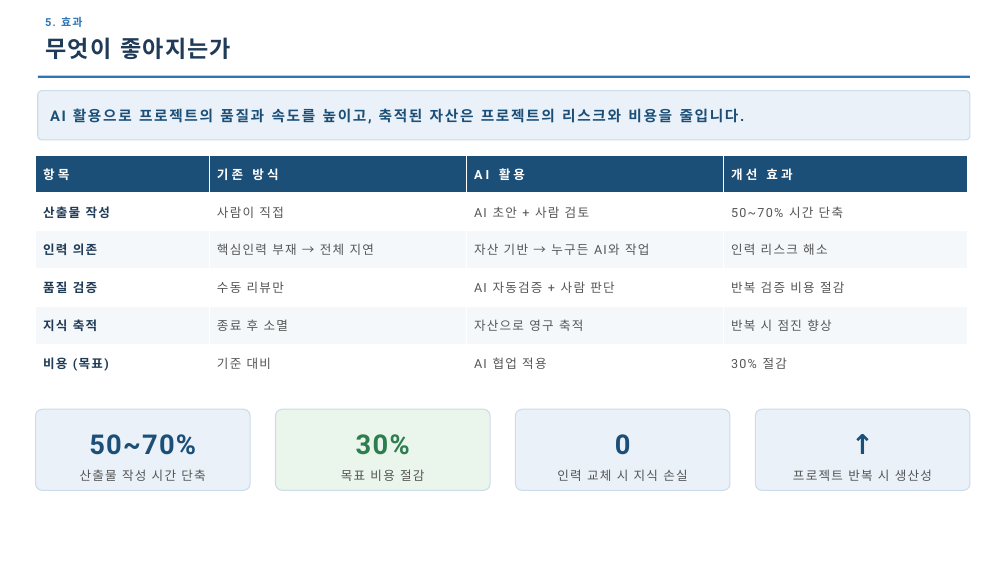
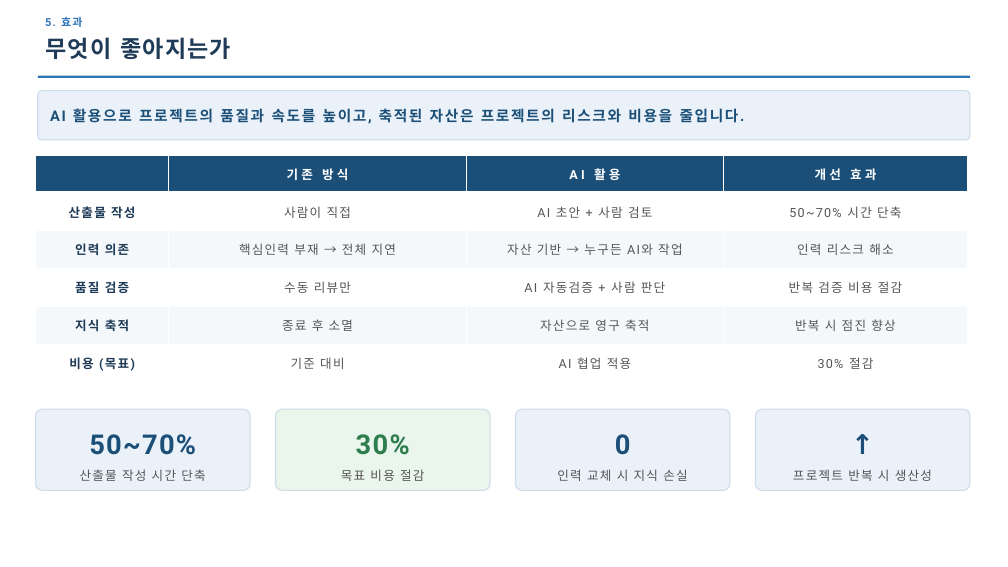
Before and after one commit to parknahyun/runNShop, a slide deck: slide 5 of docs/주간보고/AI활용_개발공정_지침서_보고용 복사본.pptx. Drawn at 1008x567 pixels with LibreOffice and Linux fonts; fonts in the diff are those of the drawing. Boxes give left, top, right and bottom in pixels: in the first picture for what was removed or moved away, otherwise in the second. Text is boxed around its words. In the diff, an @@ line names an element or a change of style, - is before the commit and + after.

```diff
--- a/docs/주간보고/AI활용_개발공정_지침서_보고용 복사본.pptx
+++ b/docs/주간보고/AI활용_개발공정_지침서_보고용 복사본.pptx
@@ table at [36, 155, 968, 382] @@
-row 1, column 1: 항목
+row 1, column 1: 
@@ alignment left to centre @@
```
Also in this commit, not shown: 5 other slides changed, 12 other files.
